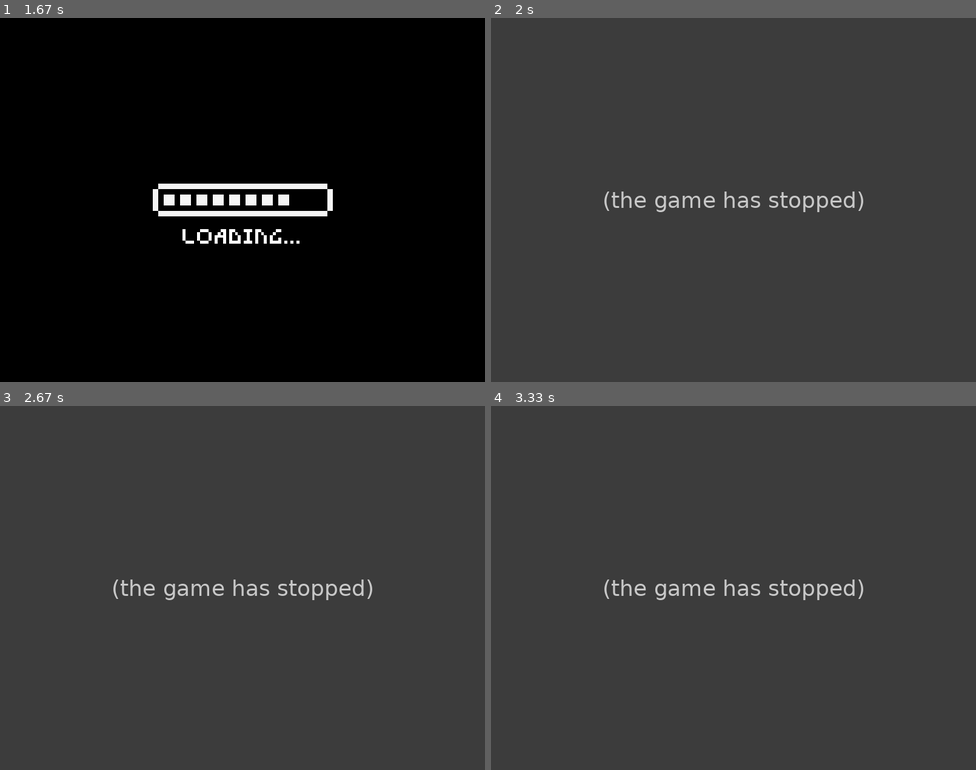
Above: before the commit, frames 1-4 (two rows, left to right).
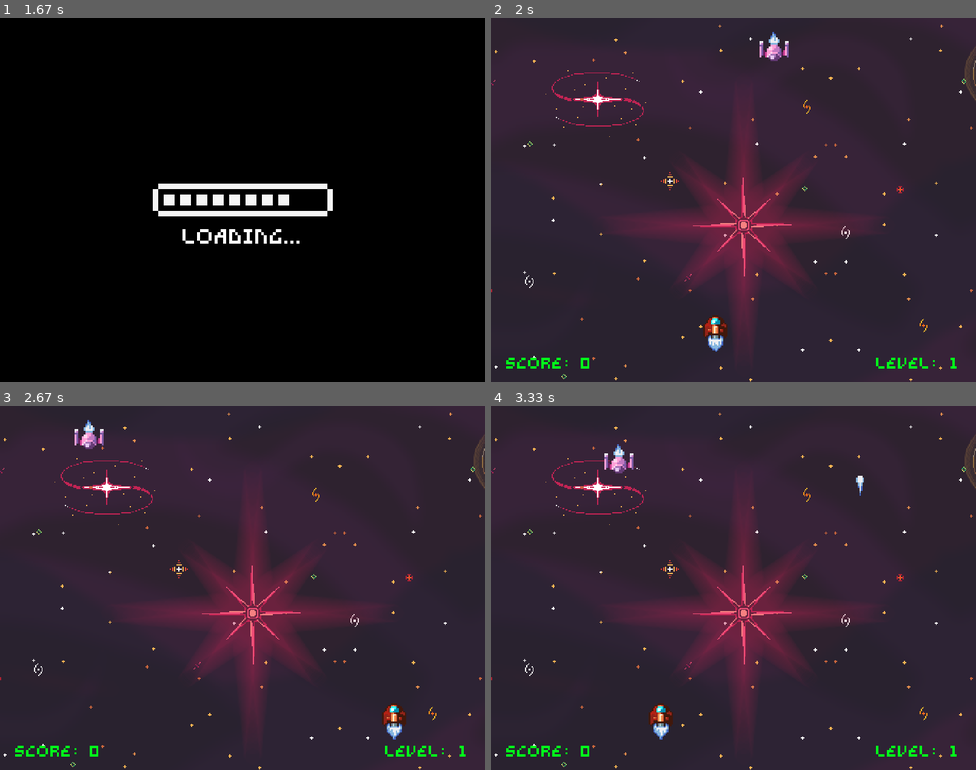
Above: after the commit, the same moments.

Repository: lwohh/Galactic-Invasion-PyGame-Project
Game: pygame game, started from assets/merged_game.py
Same seed, same stepped clock (60 frames per second), same inputs: the game is played once before the commit and once after it.
Inputs (mouse positions are in pixels of both pictures, inside the frame that each line leads up to):
- Up to frame 1 (1.67 s): click (242, 200) at 0.38 s
- Up to frame 2 (2 s): no input
- Up to frame 3 (2.67 s): hold Right 2.17-2.63 s
- Up to frame 4 (3.33 s): hold Left 2.67-3.2 s; tap Space at 2.73, 3.03, 3.3 s; hold Left from 3.23 s (still down)

Frame 1 is identical in both runs. In frame 2, 100% of the frame differs, in the area x 0-100%, y 0-100%; in frame 3, 100%; in frame 4, 100%.
Error before the commit: NameError: name 'start_soun' is not defined (merged_game.py line 660); the game stopped at 1.87 s (later frames are placeholders)

Commit message:
fixed merged_game.py
fixed

Diff:
--- a/assets/merged_game.py
+++ b/assets/merged_game.py
@@ -647,17 +647,17 @@
     pygame.mixer.music.set_volume(0.10)
     pygame.mixer.music.play(-1)
 
-    new_level = pygame.mixer.Sound("20. Challenging Stage (Clear).mp3")
+    new_level = pygame.mixer.Sound("sounds\\20. Challenging Stage (Clear).mp3")
     new_level.set_volume(0.25)
 
-    enemy_defeat = pygame.mixer.Sound("sounds\\enemy_defeat.wav")
+    enemy_defeat = pygame.mixer.Sound("sounds\\01. Credit Sound.mp3")
     enemy_defeat.set_volume(0.10)
 
-    explosion_sound = pygame.mixer.Sound("22. Miss.mp3")
+    explosion_sound = pygame.mixer.Sound("sounds\\22. Miss.mp3")
     explosion_sound.set_volume(0.05)
 
-    start_sound = pygame.mixer.Sound("02. Start Music.mp3")
-    start_soun.set_volume(0.25)
+    start_sound = pygame.mixer.Sound("sounds\\02. Start Music.mp3")
+    start_sound.set_volume(0.25)
 
     # sprite groups from classes for enemy, player, bullet, boss, powerup
     sprite_group = pygame.sprite.Group()
